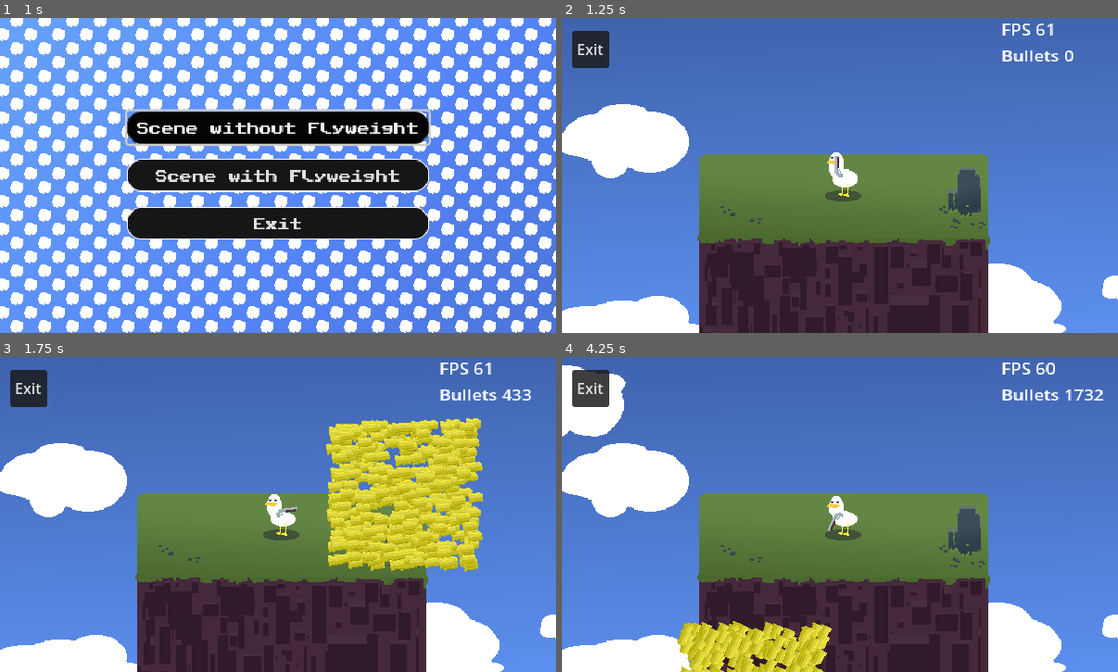
Above: before the commit, frames 1-4 (two rows, left to right).
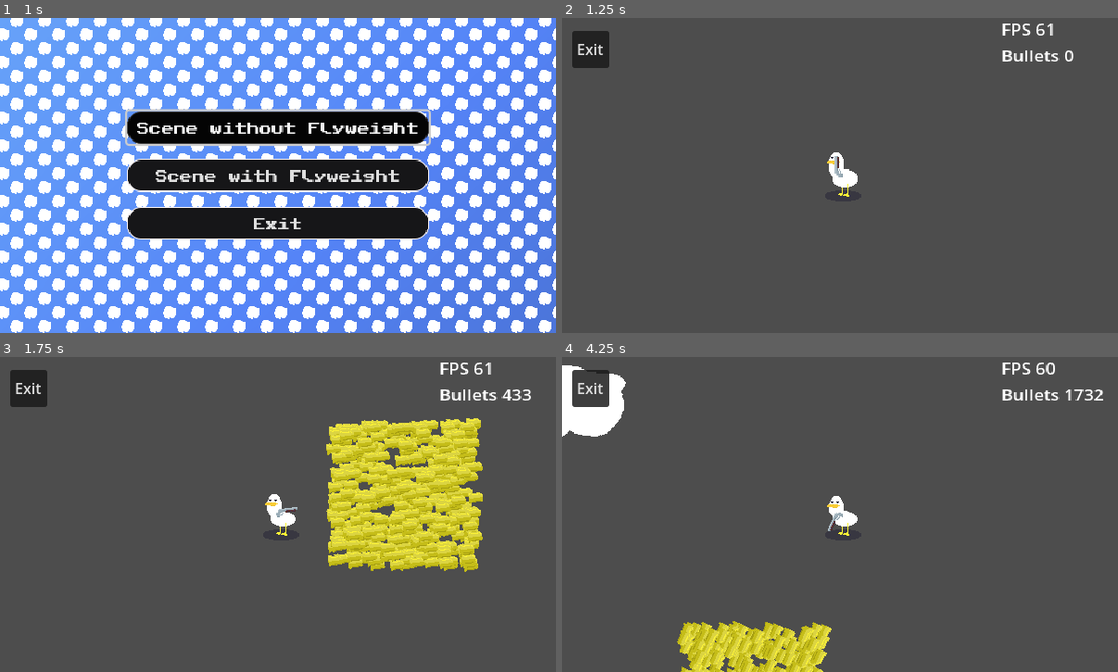
Above: after the commit, the same moments.

Repository: ThalesAdriel/Godot-Flyweight-Study
Game: Godot game, scene res://Scenes/menu.tscn
Same seed, same stepped clock (60 frames per second), same inputs: the game is played once before the commit and once after it.
Inputs (mouse positions are in pixels of both pictures, inside the frame that each line leads up to):
- Up to frame 1 (1 s): click "Scene without Flyweight" at 0.5 s
- Up to frame 2 (1.25 s): no input
- Up to frame 3 (1.75 s): move the mouse to (400, 498) at 1.27 s; click (400, 498) at 1.35 s
- Up to frame 4 (4.25 s): move the mouse to (728, 530) at 2.02 s; click (728, 530) at 2.1 s; move the mouse to (895, 445) at 2.77 s; click (895, 445) at 2.85 s; move the mouse to (812, 577) at 3.52 s; click (812, 577) at 3.6 s

Frame 1 is identical in both runs. In frame 2, 98% of the frame differs, in the area x 0-100%, y 0-100%; in frame 3, 87%; in frame 4, 93%.

Commit message:
Adding player shadow

Diff:
--- a/Scenes/environment.tscn
+++ b/Scenes/environment.tscn
@@ -1,8 +1,7 @@
-[gd_scene load_steps=10 format=3 uid="uid://6r3q074ql2qu"]
+[gd_scene load_steps=9 format=3 uid="uid://6r3q074ql2qu"]
 
 [ext_resource type="Texture2D" uid="uid://d2npcovwlu8if" path="res://Textures/numb.png" id="1_mfu5p"]
 [ext_resource type="Shader" uid="uid://dk08qvlnwtsgk" path="res://Shaders/displace.gdshader" id="2_a65fu"]
-[ext_resource type="Texture2D" uid="uid://crdcbye20e73a" path="res://Textures/Nest.png" id="3_a65fu"]
 
 [sub_resource type="ParticleProcessMaterial" id="ParticleProcessMaterial_8gbba"]
 particle_flag_disable_z = true
@@ -128,7 +127,3 @@
 fixed_fps = 60
 trail_enabled = true
 process_material = SubResource("ParticleProcessMaterial_kry3j")
-
-[node name="Nest" type="Sprite2D" parent="."]
-z_index = -1
-texture = ExtResource("3_a65fu")
--- a/Scenes/main.tscn
+++ b/Scenes/main.tscn
@@ -1,7 +1,6 @@
-[gd_scene load_steps=6 format=3 uid="uid://cosjfk1g428ea"]
+[gd_scene load_steps=5 format=3 uid="uid://cosjfk1g428ea"]
 
 [ext_resource type="PackedScene" uid="uid://cbbedyyhwcan" path="res://Scenes/player.tscn" id="1_jjgbg"]
-[ext_resource type="Texture2D" uid="uid://c6qpvh66u4o2j" path="res://Textures/shadow.png" id="3_8gbba"]
 [ext_resource type="PackedScene" uid="uid://6r3q074ql2qu" path="res://Scenes/environment.tscn" id="7_6bp64"]
 [ext_resource type="PackedScene" uid="uid://dsf1fe8dwv0nn" path="res://Scenes/gun.tscn" id="8_hptm8"]
 [ext_resource type="PackedScene" uid="uid://bbsabc3n773r0" path="res://Scenes/ui.tscn" id="8_ynf5e"]
@@ -12,11 +11,6 @@
 
 [node name="Player" parent="." instance=ExtResource("1_jjgbg")]
 
-[node name="Shadow" type="Sprite2D" parent="Player"]
-z_index = -1
-position = Vector2(10, 20)
-texture = ExtResource("3_8gbba")
-
 [node name="Gun" parent="Player" instance=ExtResource("8_hptm8")]
 
 [node name="UI" parent="." instance=ExtResource("8_ynf5e")]
--- a/Scenes/player.tscn
+++ b/Scenes/player.tscn
@@ -1,6 +1,7 @@
-[gd_scene load_steps=8 format=3 uid="uid://cbbedyyhwcan"]
+[gd_scene load_steps=9 format=3 uid="uid://cbbedyyhwcan"]
 
 [ext_resource type="Texture2D" uid="uid://coc8rqgjc6rpk" path="res://Textures/Duck.png" id="1_v0iea"]
+[ext_resource type="Texture2D" uid="uid://c6qpvh66u4o2j" path="res://Textures/shadow.png" id="2_cvnsp"]
 
 [sub_resource type="AtlasTexture" id="AtlasTexture_cvnsp"]
 atlas = ExtResource("1_v0iea")
@@ -49,3 +50,8 @@
 
 [node name="CollisionShape2D" type="CollisionShape2D" parent="."]
 shape = SubResource("CircleShape2D_f60y1")
+
+[node name="Shadow" type="Sprite2D" parent="."]
+z_index = -1
+position = Vector2(10, 20)
+texture = ExtResource("2_cvnsp")
--- a/project.godot
+++ b/project.godot
@@ -27,6 +27,8 @@
 window/size/viewport_height=340
 window/size/mode=3
 window/stretch/mode="viewport"
+window/stretch/aspect="expand"
+window/main_scene="uid://cosjfk1g428ea"
 
 [global_group]
 
Not shown: 1 places in Scenes/optimized_main.tscn that only renumber resources
